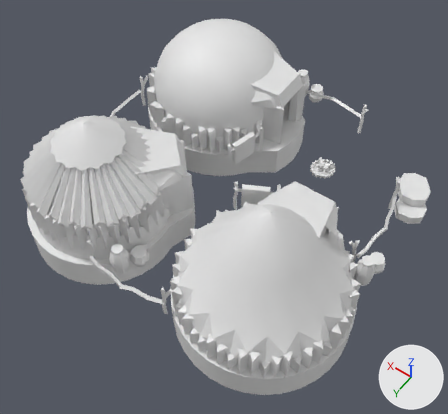
The COLLADA model art/meshes/structural/damara/village.dae: old version first, new version second.
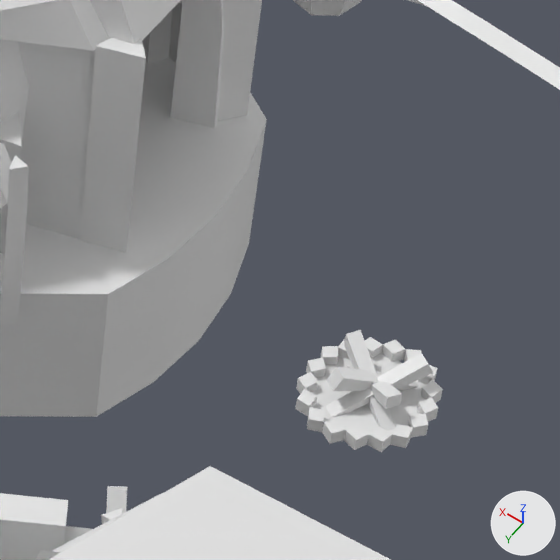
There are two pictures of each version: one whole from a 50 mm camera at (-17.0, 22.62, 33.93) aimed at (-1.99, 1.61, 0.91), one close up on the part from 58% to 80% of the width and 24% to 48% of the height. Every picture has the same lights, and +X, +Y and +Z are marked at lower right. The older version's two pictures come first. Vertices at exactly the same position are counted once.

The first close-up shows 'village'.
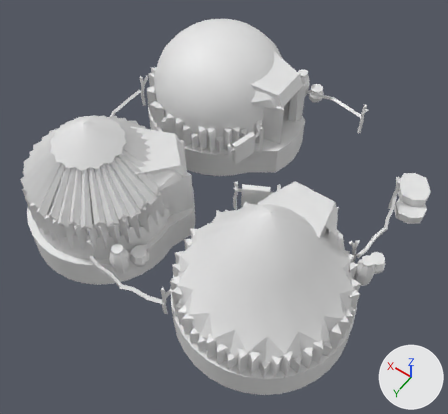
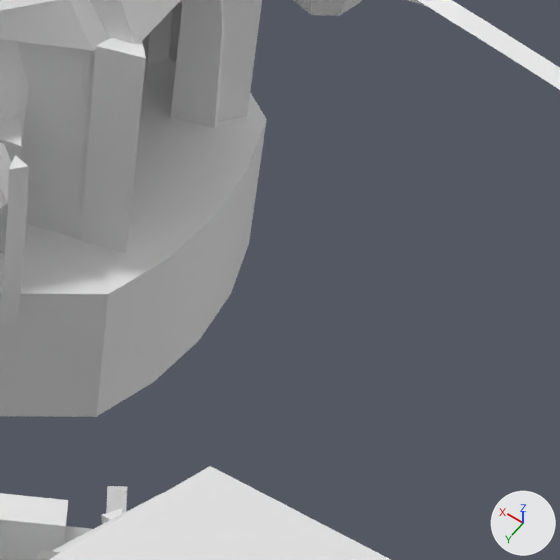
The change in detail:
me_cubo_33674 is used by ob_village; location (0.0, 0.0, 0.0).
me_cubo_33674 had 2996 vertices, 4240 faces and spanned x -13.3..10.6, y -13.2..10.9, z -2.2..8.1.
me_cubo_33674 now has 2819 vertices, 4022 faces and spans x -13.3..10.6, y -13.2..10.9, z -2.2..8.1.
me_cubo_33674 part 1: 22 loose pieces with 177 vertices, spanning x -6.3..-4.5, y -6.9..-5.0, z 0.1..0.7, are deleted.
Other edits to the shape of me_cubo_33674 do not show in these pictures.

Boxes (x1, y1, x2, y2) around the edits, measured in the close-ups (560 x 560 px):
part 1 of me_cubo_33674, deleted
    before: (295, 330, 443, 452)
